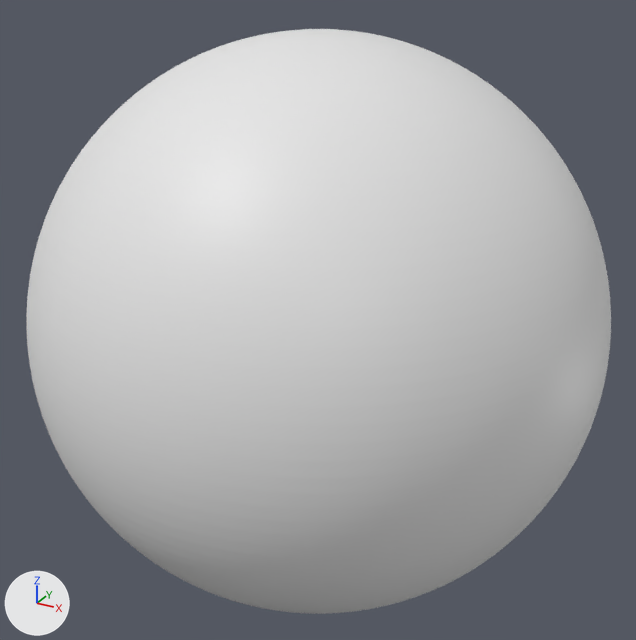
The Blender file blender mesh/bolita.blend, before and after one commit.
Both versions are drawn from a 50 mm lens placed at (1.402, -2.554, 1.281), pointed at (-0.003, 0.0, 0.004). Every picture has the same lights, and +X, +Y and +Z are marked at lower left.

The scene before the commit, as lines of its bpy script (objects in view):
```python
mat_material_001 = principled_material('Material.001')
mat_material_001.base_color = (0.8, 0.8, 0.8)  # white #e7e7e7
me_sphere = bpy.data.meshes.new('Sphere')
me_sphere.from_pydata(...)  # 15752 vertices, 16000 faces; spans x -1.0..1.0, y -1.0..1.0, z -1.0..1.0
me_sphere.materials.append(mat_material_001)  # white #e7e7e7
ob_sphere_col = bpy.data.objects.new('Sphere-col', me_sphere)
ob_sphere_col.location = (0.0, 0.0, 0.0)
```
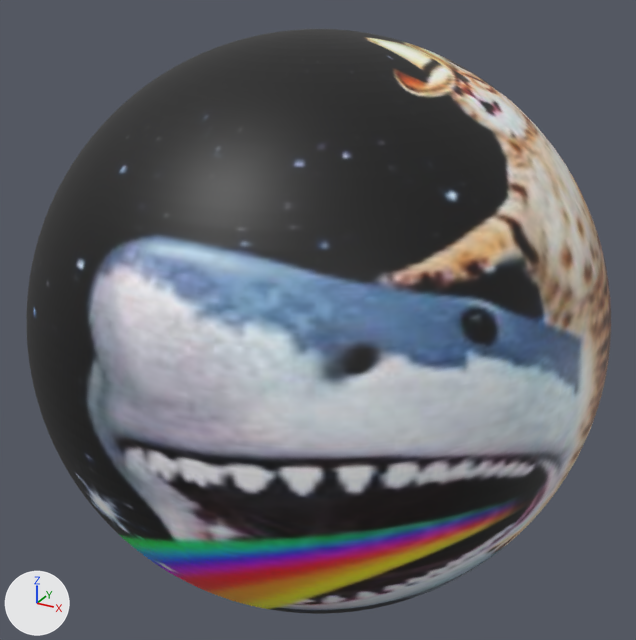
The edits, one by one:
Picture 'texturebolita.jpg' (img_texturebolita_jpg) is new.
In material 'Material.001' (mat_material_001), base_color is no longer (0.8, 0.8, 0.8), white #e7e7e7.
In material 'Material.001' (mat_material_001), texture is now set to img_texturebolita_jpg.

Where the change shows, as pixel boxes (x1, y1, x2, y2) in the pictures (636 x 640 px):
'Sphere-col', surface changed (white to grey): (26, 29, 611, 614) in both
